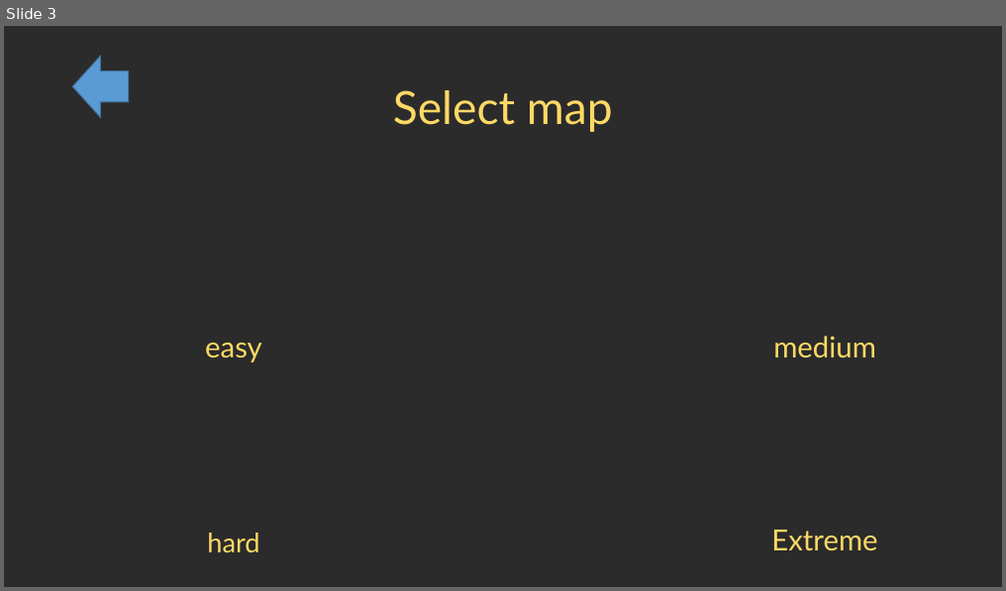
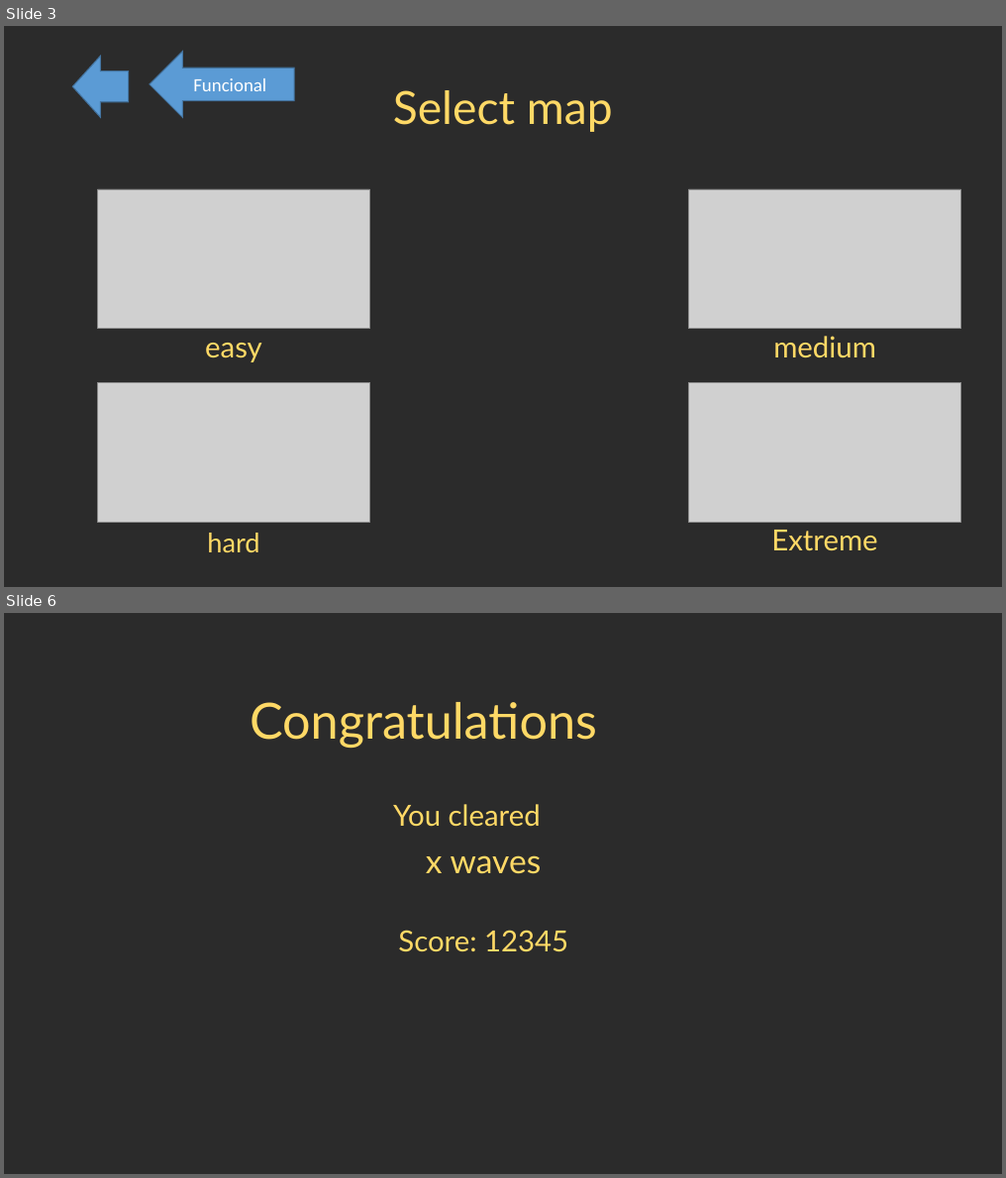
Before and after one commit to alfhh/MadDevs, a slide deck: Docs/StarwarsTD.pptx. Shown one above the other, each under a label of ours: slide 3 before the commit, slides 3 and 6 after it; the slides between them are not shown. The pictures are 1006x591 and 1006x1178 pixels, drawn with LibreOffice and Linux fonts; fonts in the diff are those of the drawing; grey boxes stand for pictures; background and template pictures are left out; a plain dark background stands for a picture behind light text. Boxes give left, top, right and bottom in pixels: in the first picture for what was removed or moved away, otherwise in the second. Text is boxed around its words. In the diff, an @@ line names an element or a change of style, - is before the commit and + after.

```diff
--- a/Docs/StarwarsTD.pptx
+++ b/Docs/StarwarsTD.pptx
@@ slide 6 added at (x1=4, y1=613, x2=1002, y2=1174), background picture (left out) @@
@@ text added at (x1=250, y1=702, x2=597, y2=747), 48 pt, text #FFD966 @@
+Congratulations
@@ text added at (x1=393, y1=804, x2=541, y2=827), 28 pt, text #FFD966 @@
+You cleared
@@ text added at (x1=426, y1=856, x2=542, y2=874), 32 pt, text #FFD966 @@
+x waves
@@ text added at (x1=398, y1=930, x2=568, y2=953), 28 pt, text #FFD966 @@
+Score: 12345
@@ slide 3 changed as well @@
@@ left arrow added at (x1=150, y1=52, x2=294, y2=117), fill #5B9BD5, outline #43739E 1 pt, 18 pt, text #FFFFFF @@
+Funcional
@@ picture added at (x1=98, y1=189, x2=370, y2=329) @@
@@ picture added at (x1=689, y1=189, x2=961, y2=329) @@
@@ picture added at (x1=98, y1=382, x2=370, y2=522) @@
@@ picture added at (x1=689, y1=382, x2=961, y2=522) @@
```
Also in this commit, not shown: 2 other slides changed, 2 other slides added, 5 slides removed, 1 other file.
